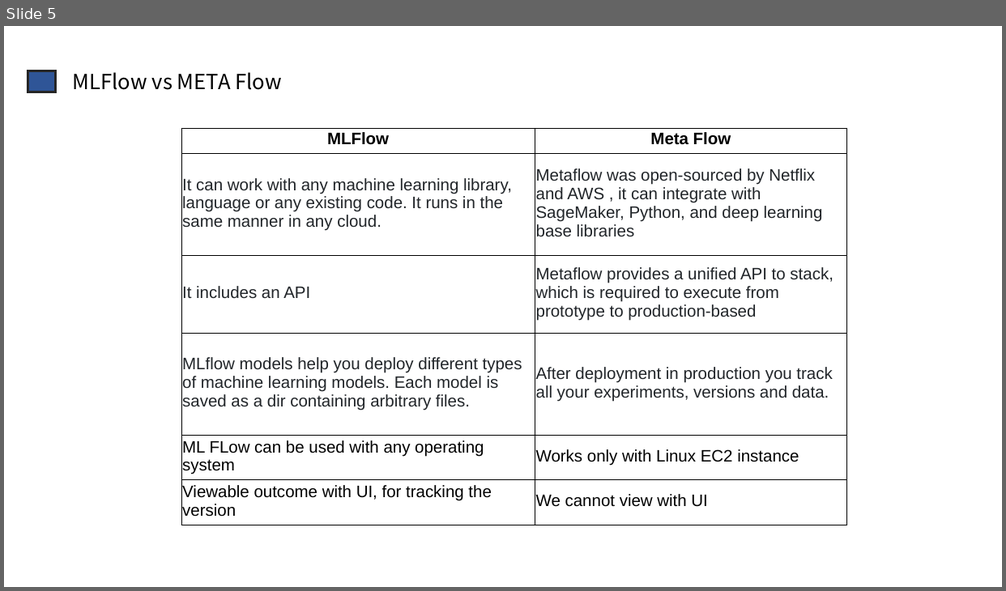
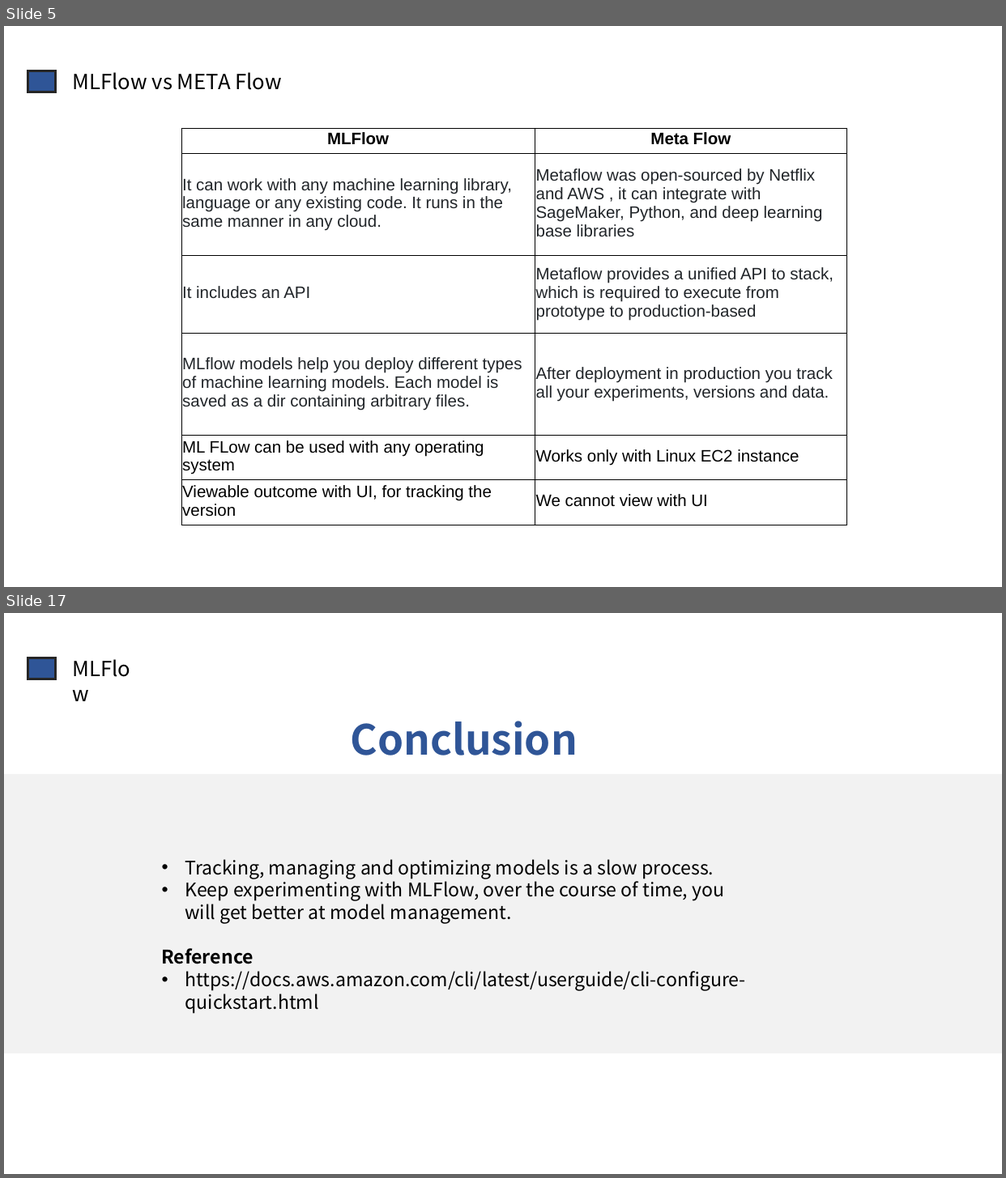
Before and after one commit to Meghashyamt/MLFlow, a slide deck: MFlow.pptx. Shown one above the other, each under a label of ours: slide 5 before the commit, slides 5 and 17 after it; the slides between them are not shown. The pictures are 1006x591 and 1006x1178 pixels, drawn with LibreOffice and Linux fonts; fonts in the diff are those of the drawing. Boxes give left, top, right and bottom in pixels: in the first picture for what was removed or moved away, otherwise in the second. Text is boxed around its words. In the diff, an @@ line names an element or a change of style, - is before the commit and + after.

```diff
--- a/MFlow.pptx
+++ b/MFlow.pptx
@@ slide 17 added at bbox=[4, 613, 1002, 1174], background #FFFFFF @@
@@ rectangle added at bbox=[28, 658, 56, 679], fill #2F5597, outline #262626 2.25 pt @@
@@ text added at bbox=[66, 652, 153, 685], 20 pt, text #000000 @@
+MLFlow
@@ text added at bbox=[351, 721, 577, 756], 40 pt, text #2F5597, bold @@
+Conclusion
@@ rounded rectangle added at bbox=[4, 774, 1002, 1053], fill #F2F2F2 @@
@@ text added at bbox=[162, 859, 745, 1014], 18 pt, text #000000 @@
+• Tracking, managing and optimizing models is a slow process.
+• Keep experimenting with MLFlow, over the course of time, you will get better at model management.
+Reference
+• https://docs.aws.amazon.com/cli/latest/userguide/cli-configure-quickstart.html
```
Also in this commit, not shown: 1 slide changed, 11 other slides added, 1 slide removed, 1 other file.
